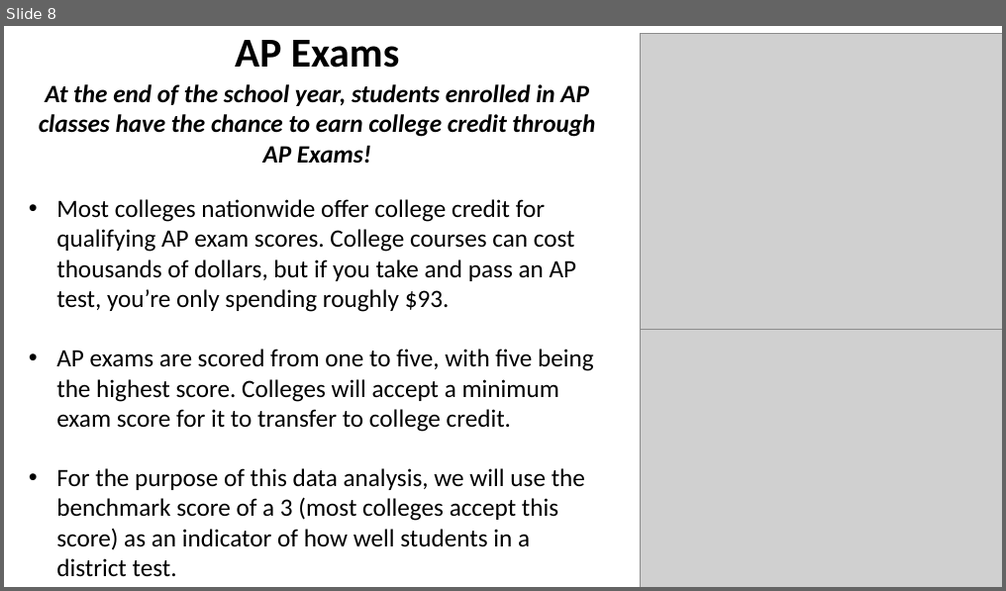
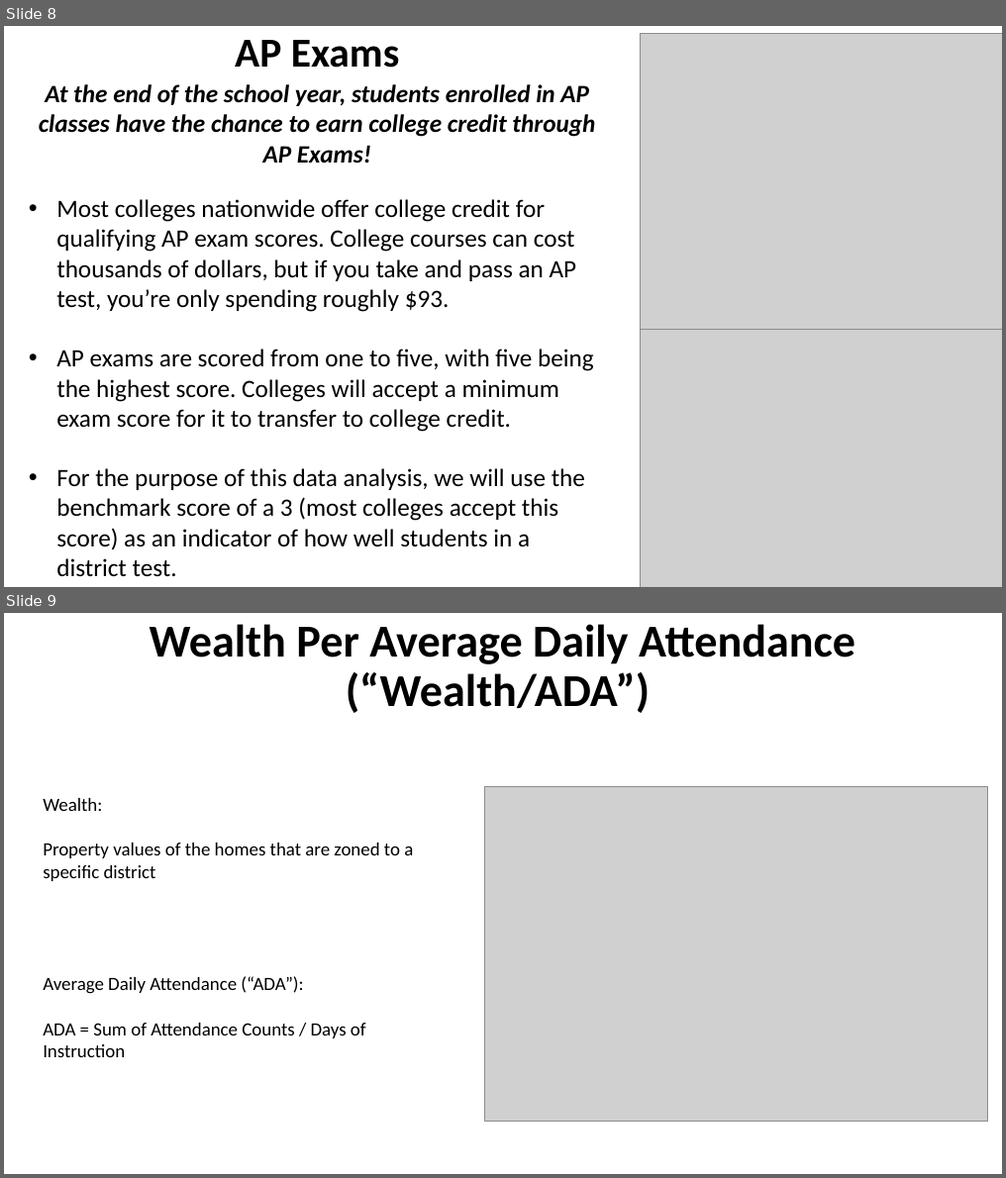
Before and after one commit to RachidRezzik/Texas_GradPercent_Predictor, a slide deck: TexasDistrictForecast.pptx. Shown one above the other, each under a label of ours: slide 8 before the commit, slides 8 and 9 after it. The pictures are 1006x591 and 1006x1178 pixels, drawn with LibreOffice and Linux fonts; fonts in the diff are those of the drawing; grey boxes stand for pictures. Boxes give left, top, right and bottom in pixels: in the first picture for what was removed or moved away, otherwise in the second. Text is boxed around its words. In the diff, an @@ line names an element or a change of style, - is before the commit and + after.

```diff
--- a/TexasDistrictForecast.pptx
+++ b/TexasDistrictForecast.pptx
@@ slide 9 added at <box>4,613,1002,1174</box>, background #FFFFFF @@
@@ title added at <box>150,624,855,713</box>, 44 pt, text #000000, bold @@
+Wealth Per Average Daily Attendance
+(“Wealth/ADA”)
@@ picture added at <box>484,786,988,1121</box> @@
@@ text added at <box>43,798,413,1058</box>, 18 pt, text #000000 @@
+Wealth:
+Property values of the homes that are zoned to a specific district
+Average Daily Attendance (“ADA”):
+ADA = Sum of Attendance Counts / Days of Instruction
```
Also in this commit, not shown: 8 slides changed, 2 other files.
